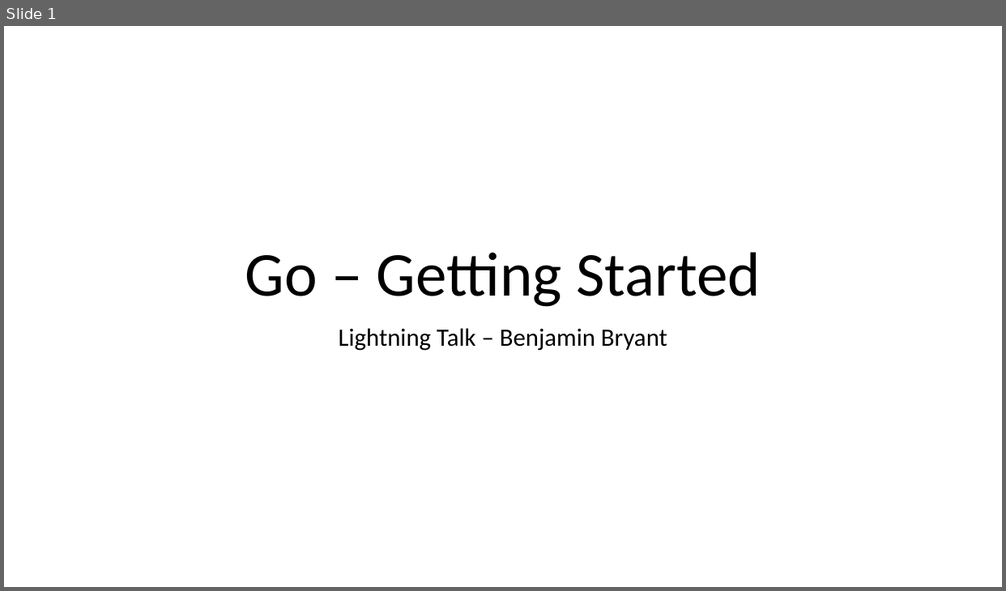
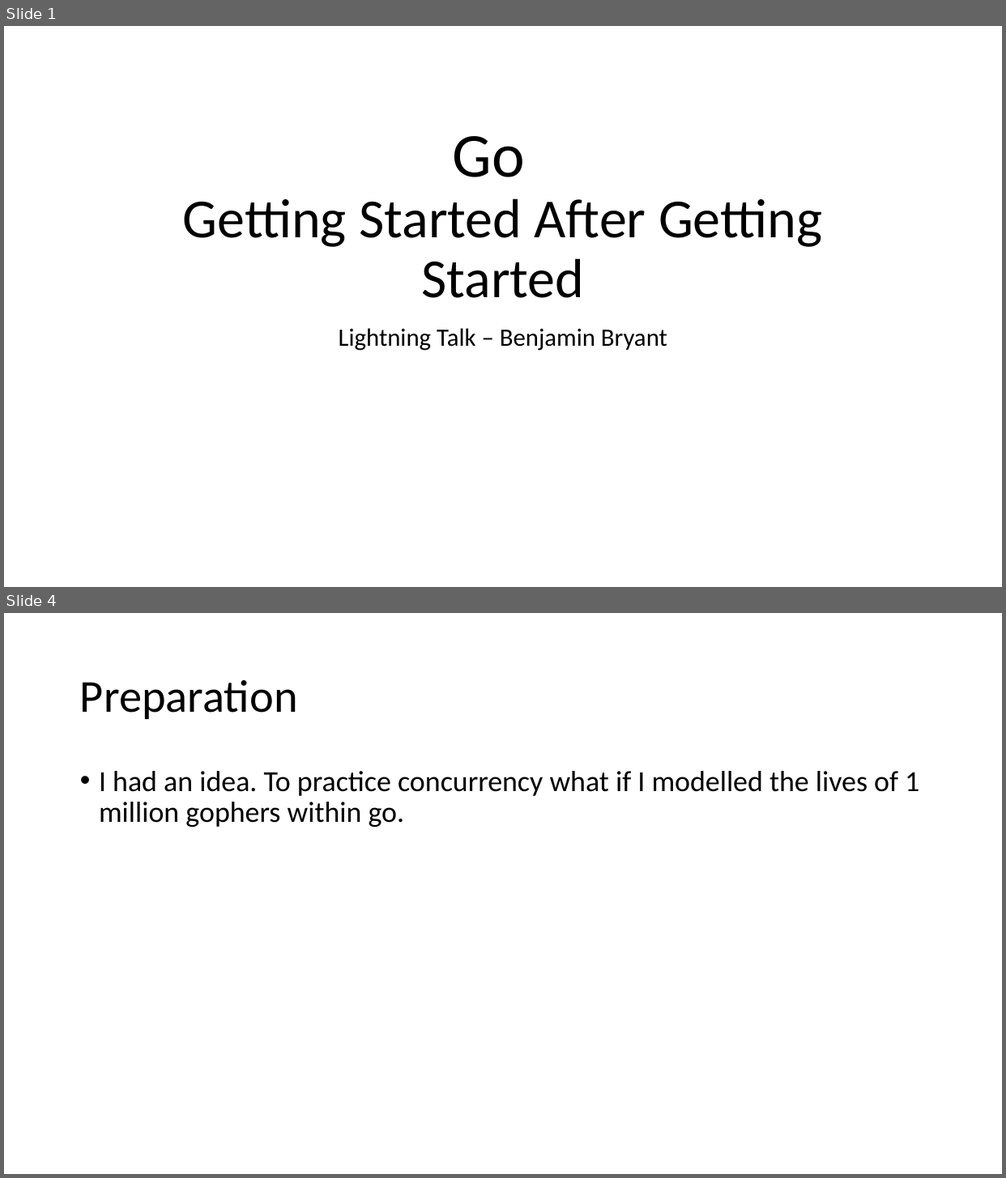
Before and after one commit to jaminologist/GopherLife, a slide deck: GopherLife.pptx. Shown one above the other, each under a label of ours: slide 1 before the commit, slides 1 and 4 after it; the slides between them are not shown. The pictures are 1006x591 and 1006x1178 pixels, drawn with LibreOffice and Linux fonts; fonts in the diff are those of the drawing. Boxes give left, top, right and bottom in pixels: in the first picture for what was removed or moved away, otherwise in the second. Text is boxed around its words. In the diff, an @@ line names an element or a change of style, - is before the commit and + after.

```diff
--- a/GopherLife.pptx
+++ b/GopherLife.pptx
@@ slide 4 added at (4, 613, 1002, 1174), background #FFFFFF @@
@@ title added at (80, 680, 298, 719), 44 pt, text #000000 @@
+Preparation
@@ text added at (99, 771, 919, 827), 28 pt, text #000000 @@
+• I had an idea. To practice concurrency what if I modelled the lives of 1 million gophers within go.
@@ slide 1 changed as well @@
@@ title at (183, 136, 822, 298): text changed; size 60 to 53 pt @@
-Go – Getting Started
+Go
+Getting Started After Getting Started
```
Also in this commit, not shown: 1 other slide changed, 9 other slides added.
